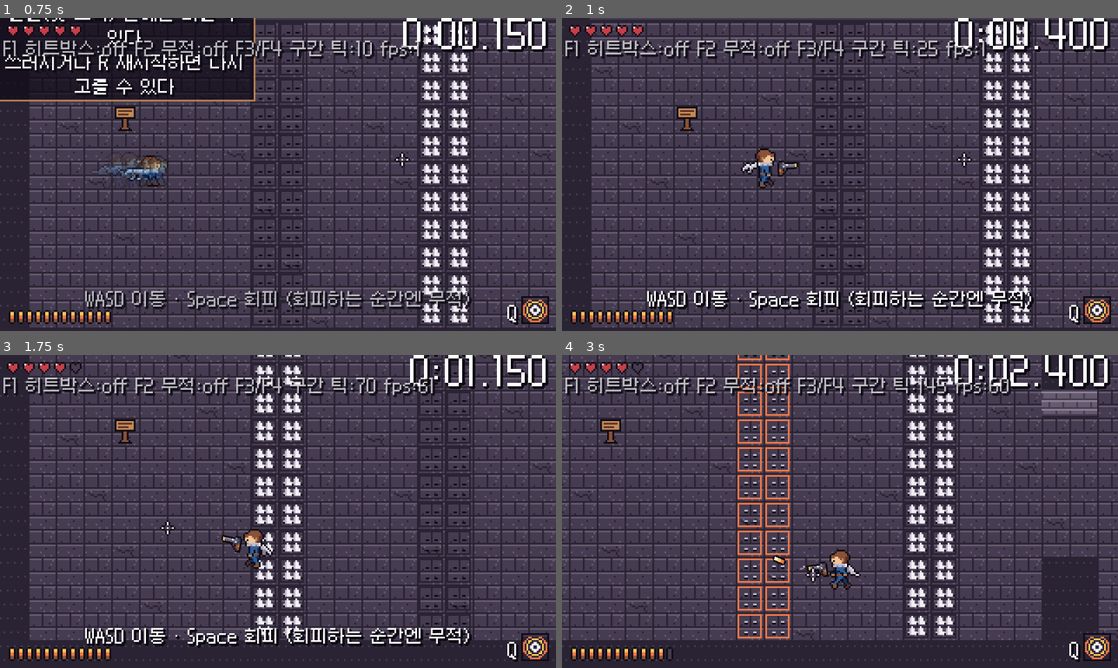
Above: before the commit, frames 1-4 (two rows, left to right).
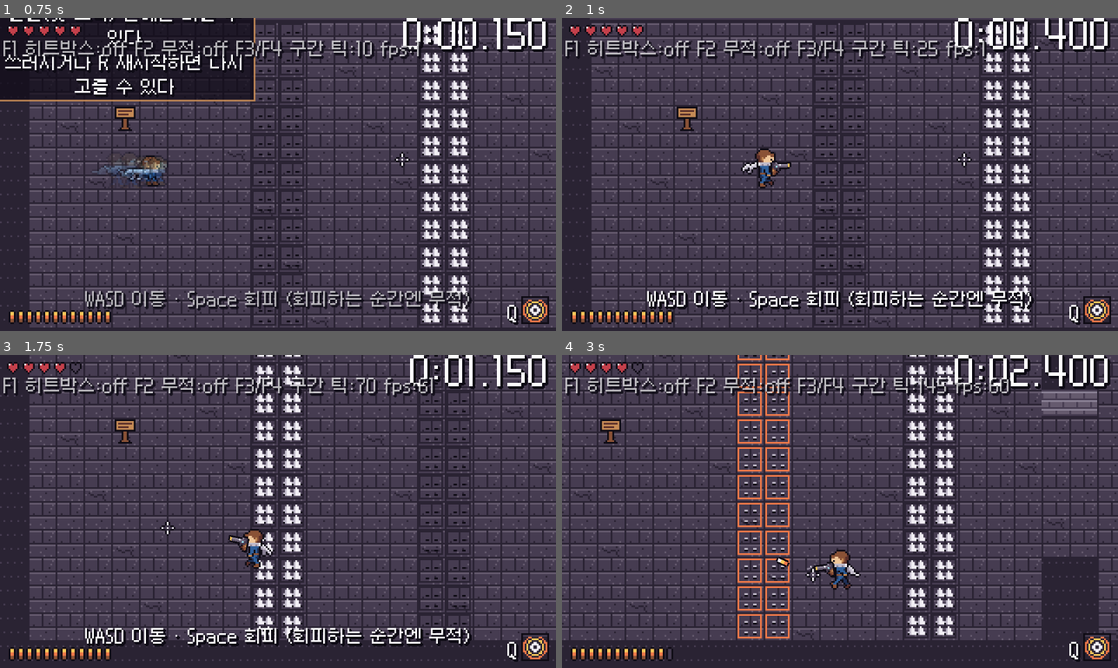
Above: after the commit, the same moments.

Repository: sadagu-0932/New
Game: Godot game, scene res://main.tscn
Two runs of this game, one before a commit and one after it. Both use one fixed random seed, a clock stepped at 60 frames per second and the inputs below.
Inputs (mouse positions are in pixels of both pictures, inside the frame that each line leads up to):
- Up to frame 1 (0.75 s): tap Enter (menu_confirm) at 0.5 s; move the mouse to (400, 158) at 0.52 s; hold D (move_right) from 0.53 s (still down); tap Space (dodge) at 0.6 s; click (400, 158) at 0.67 s
- Up to frame 2 (1 s): keep holding D (move_right)
- Up to frame 3 (1.75 s): move the mouse to (166, 527) at 1.27 s; release D (move_right) at 1.28 s; hold S (move_down) from 1.28 s (still down); tap E (interact) at 1.35 s
- Up to frame 4 (3 s): move the mouse to (895, 442) at 2.02 s; release S (move_down) at 2.03 s; hold D (move_right) 2.03-2.78 s; right-click (895, 442) at 2.1 s; move the mouse to (812, 574) at 2.77 s; hold W (move_up) from 2.78 s (still down); click (812, 574) at 2.85 s

Frame 1 is identical in both runs. In frame 2, 0.1% of the frame differs, in the area x 37-43%, y 45-51%; in frame 3, 0.2%; in frame 4, 0.2%, in the area x 37-50%, y 63-71%.

Commit message:
떠 있는 총을 몸에 더 붙임 (gun_orbit_radius 11 → 7, muzzle_offset 14 → 12)
Co-Authored-By: Claude Opus 5.5 <noreply@anthropic.com>
Claude-Session: https://claude.ai/code/session_01DgWHarJPQESHWgitdsXbZA

Diff:
--- a/data/feel.tres
+++ b/data/feel.tres
@@ -19,7 +19,7 @@
 cloak_backpedal_lean = -1.0
 view_switch_ratio = 1.2
 view_hysteresis = 0.2
-gun_orbit_radius = 11.0
+gun_orbit_radius = 7.0
 gun_hover_px = 0.75
 gun_hover_period_ticks = 90.0
 gun_recoil_px = 2.0
--- a/data/gun.tres
+++ b/data/gun.tres
@@ -9,5 +9,5 @@
 start_ammo = 12
 fire_interval_ticks = 8
 muzzle_height = 4.5
-muzzle_offset = 14.0
+muzzle_offset = 12.0
 projectile = ExtResource("2")
